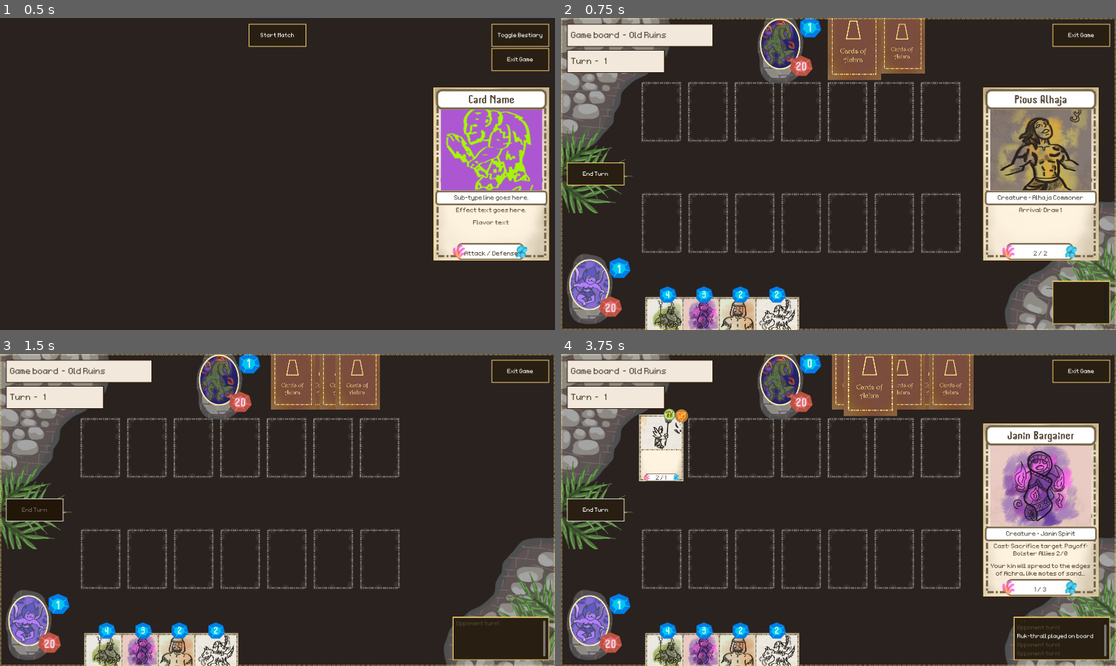
Above: before the commit, frames 1-4 (two rows, left to right).
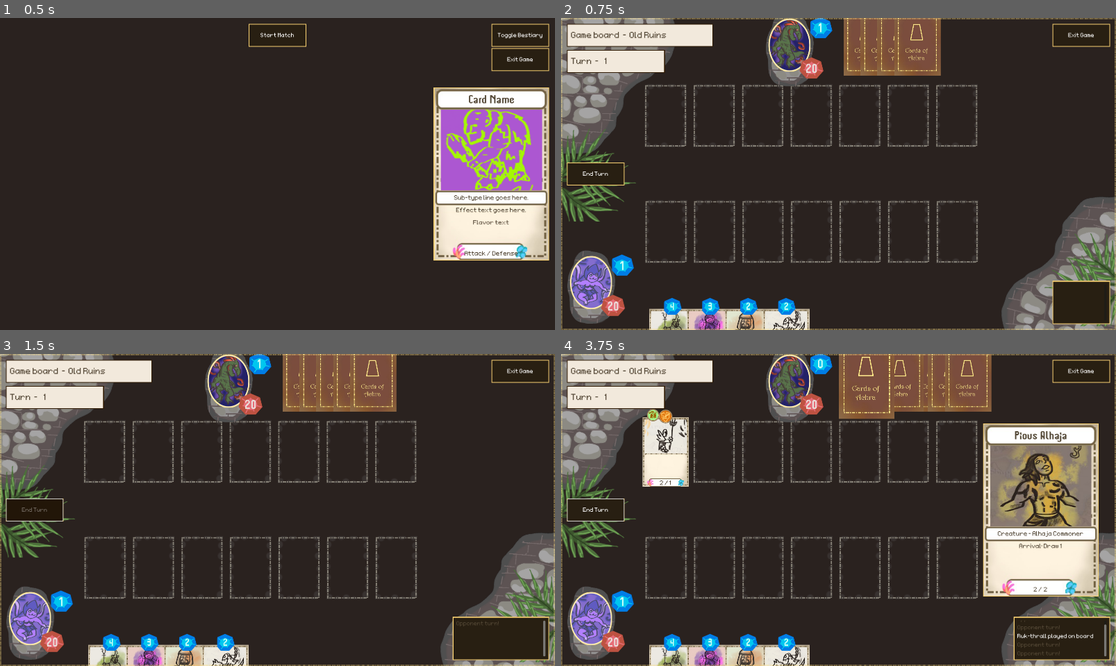
Above: after the commit, the same moments.

Repository: OttoElomaa/Godot-4-Ogre-Card-Game
Game: Godot game, scene res://GameScenes/MainMenu.tscn
Two runs of this game, one before a commit and one after it. Both use one fixed random seed, a clock stepped at 60 frames per second and the inputs below.
Inputs (mouse positions are in pixels of both pictures, inside the frame that each line leads up to):
- Up to frame 1 (0.5 s): no input
- Up to frame 2 (0.75 s): click (838, 36) at 0.5 s
- Up to frame 3 (1.5 s): click (33, 510) at 1.25 s
- Up to frame 4 (3.75 s): tap Enter at 2, 3.5 s; drag from (855, 375) to (660, 559) at 2.02 s; tap Space at 2.75 s; drag from (871, 375) to (660, 447) at 2.77 s; move the mouse to (888, 375) at 3.52 s; hold Up (ui_up) from 3.53 s (still down); tap Mouse wheel down (scrollDown) at 3.6 s; click (888, 375) at 3.67 s

Frame 1 is identical in both runs. In frame 2, 26% of the frame differs, in the area x 0-100%, y 0-100%; in frame 3, 16%; in frame 4, 22%.

Commit message:
Small/Visual - Card: Passive icon now invisible, only active (blocking) visible. Action state and active icon now centered on card x-axis

Diff:
--- a/Cards/card.gd
+++ b/Cards/card.gd
@@ -327,7 +327,15 @@
 func statesActive():
 	actionState = CardActionStates.ACTIVE
 	stateHandler.get_node("ActiveIcon").show()
+	stateHandler.get_node("ActionStateFrame").show()
+
 	stateHandler.get_node("PassiveIcon").hide()
+
+	#### POSITION AS INDICATOR
+	var activeOffset := -60
+	if isEnemyCard:
+		activeOffset *= -1
+	position.y = mySlot.position.y + activeOffset
 
 	countersNode.togglePhased(false)
 
@@ -335,7 +343,12 @@
 func statesPassive():
 	actionState = CardActionStates.PASSIVE
 	stateHandler.get_node("ActiveIcon").hide()
-	stateHandler.get_node("PassiveIcon").show()
+	stateHandler.get_node("ActionStateFrame").hide()
+
+	stateHandler.get_node("PassiveIcon").hide()
+
+	#### POSITION AS INDICATOR
+	position.y = mySlot.position.y
 
 
 func statesInert():
--- a/Cards/card.tscn
+++ b/Cards/card.tscn
@@ -366,7 +366,7 @@
 
 [node name="ActionState" type="Node2D" parent="Frontside"]
 z_index = 1
-position = Vector2(100, -164)
+position = Vector2(0, -174)
 scale = Vector2(0.6, 0.6)
 
 [node name="ActiveIcon" type="Sprite2D" parent="Frontside/ActionState"]
--- a/GameScenes/GameBoard.tscn
+++ b/GameScenes/GameBoard.tscn
@@ -128,7 +128,7 @@
 [node name="Portraits" type="Node2D" parent="."]
 
 [node name="PlayerSprite" type="Sprite2D" parent="Portraits"]
-position = Vector2(140.5, 1321)
+position = Vector2(142.5, 1257)
 texture = ExtResource("3_1phva")
 
 [node name="EnemySprite" type="Sprite2D" parent="Portraits"]
@@ -136,7 +136,7 @@
 texture = ExtResource("4_1qylb")
 
 [node name="PlayerResourceHolderSprite" type="Sprite2D" parent="Portraits"]
-position = Vector2(191.5, 1336)
+position = Vector2(193.5, 1272)
 texture = ExtResource("5_4lnmq")
 
 [node name="EnemyResourceHolderSprite2" type="Sprite2D" parent="Portraits"]
@@ -145,10 +145,10 @@
 
 [node name="PlayerHealthLabel" type="Label" parent="Portraits"]
 texture_filter = 1
-offset_left = 217.0
-offset_top = 1409.0
-offset_right = 273.0
-offset_bottom = 1466.0
+offset_left = 219.0
+offset_top = 1342.0
+offset_right = 275.0
+offset_bottom = 1399.0
 text = "99"
 label_settings = ExtResource("6_r88d6")
 horizontal_alignment = 1
@@ -165,10 +165,10 @@
 
 [node name="PlayerManaLabel" type="Label" parent="Portraits"]
 texture_filter = 1
-offset_left = 259.0
-offset_top = 1217.0
-offset_right = 316.0
-offset_bottom = 1274.0
+offset_left = 261.0
+offset_top = 1150.0
+offset_right = 318.0
+offset_bottom = 1207.0
 text = "88"
 label_settings = ExtResource("7_vfgb4")
 horizontal_alignment = 1
@@ -201,7 +201,7 @@
 texture = ExtResource("8_mj3e8")
 
 [node name="LowerCornerDecor" type="Sprite2D" parent="Visuals/Scenery"]
-position = Vector2(2430, 1208)
+position = Vector2(2324, 1148)
 texture = ExtResource("9_nxc8c")
 
 [node name="Leaves" type="Sprite2D" parent="Visuals/Scenery"]
@@ -209,7 +209,7 @@
 texture = ExtResource("10_223y2")
 
 [node name="Leaves2" type="Sprite2D" parent="Visuals/Scenery"]
-position = Vector2(2551, 1271)
+position = Vector2(2445, 1211)
 texture = ExtResource("11_0xags")
 
 [node name="YourTurnPopup" type="Node2D" parent="Visuals"]
@@ -539,7 +539,7 @@
 
 [node name="Camera2D" type="Camera2D" parent="."]
 anchor_mode = 0
-zoom = Vector2(0.7, 0.7)
+zoom = Vector2(0.73, 0.73)
 
 [node name="ActionMenuCanvas" type="CanvasLayer" parent="."]
 
